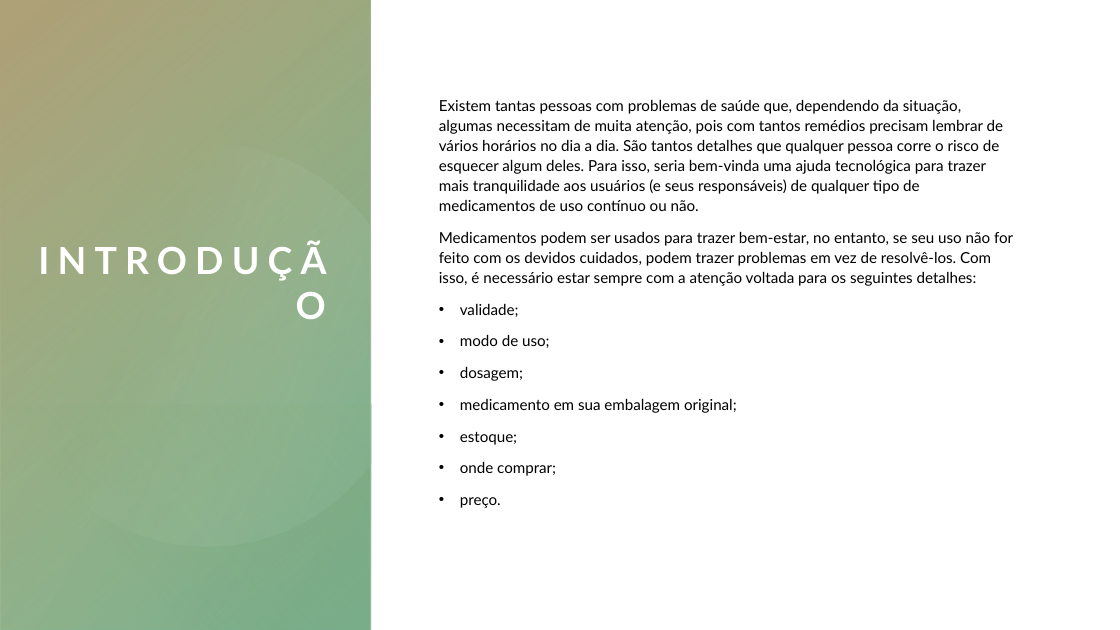
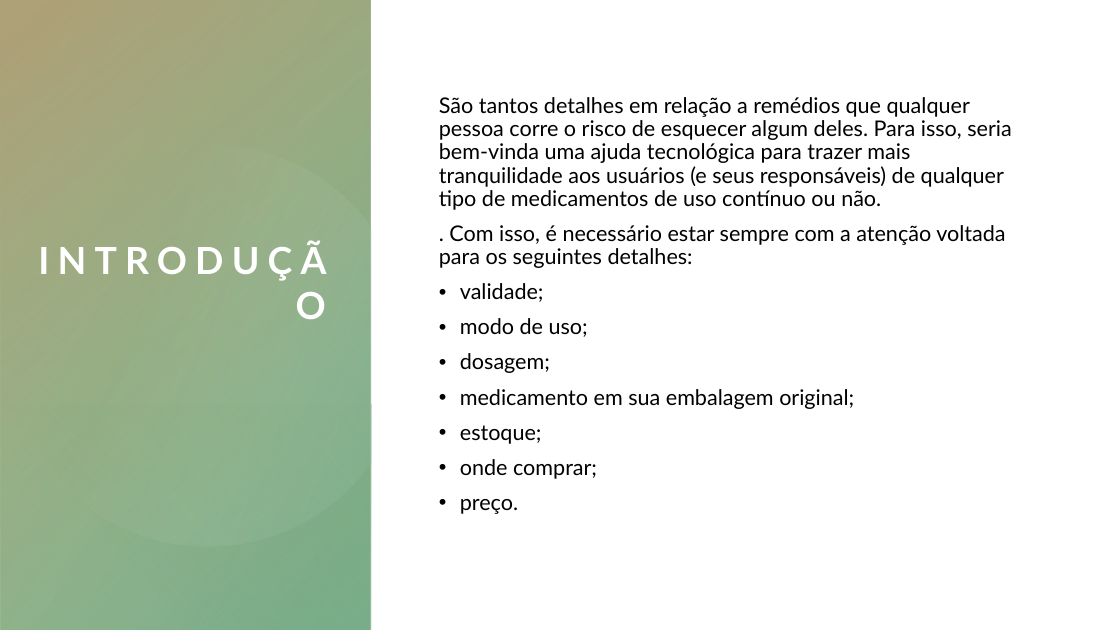
Before and after one commit to ICEI-PUC-Minas-PMV-ADS/pmv-ads-2021-2-e2-proj-int-t1-t1-grupo-1, a slide deck: slide 2 of presentation/Minha Saúde.pptx. Drawn at 1120x630 pixels with LibreOffice and Linux fonts; fonts in the diff are those of the drawing. Boxes give left, top, right and bottom in pixels: in the first picture for what was removed or moved away, otherwise in the second. Text is boxed around its words. In the diff, an @@ line names an element or a change of style, - is before the commit and + after.

```diff
--- a/presentation/Minha Saúde.pptx
+++ b/presentation/Minha Saúde.pptx
@@ text at [439,97,1011,268]: text changed; size 13 to 18.5 pt @@
-Existem tantas pessoas com problemas de saúde que, dependendo da situação, algumas necessitam de muita atenção, pois com tantos remédios precisam lembrar de vários horários no dia a dia. São tantos detalhes que qualquer pessoa corre o risco de esquecer algum deles. Para isso, seria bem-vinda uma ajuda tecnológica para trazer mais tranquilidade aos usuários (e seus responsáveis) de qualquer tipo de medicamentos de uso contínuo ou não.
-Medicamentos podem ser usados para trazer bem-estar, no entanto, se seu uso não for feito com os devidos cuidados, podem trazer problemas em vez de resolvê-los. Com isso, é necessário estar sempre com a atenção voltada para os seguintes detalhes:
+São tantos detalhes em relação a remédios que qualquer pessoa corre o risco de esquecer algum deles. Para isso, seria bem-vinda uma ajuda tecnológica para trazer mais tranquilidade aos usuários (e seus responsáveis) de qualquer tipo de medicamentos de uso contínuo ou não.
+. Com isso, é necessário estar sempre com a atenção voltada para os seguintes detalhes:
@@ text at [460,283,854,514]: size 13 to 18.5 pt in "validade;", "modo de uso;", "dosagem;", "medicamento em sua embalagem original;" and 3 more places; line spacing 1.1 to 0.9 @@
```
Also in this commit, not shown: 2 other slides changed, 2 slides added, 2 slides removed.
